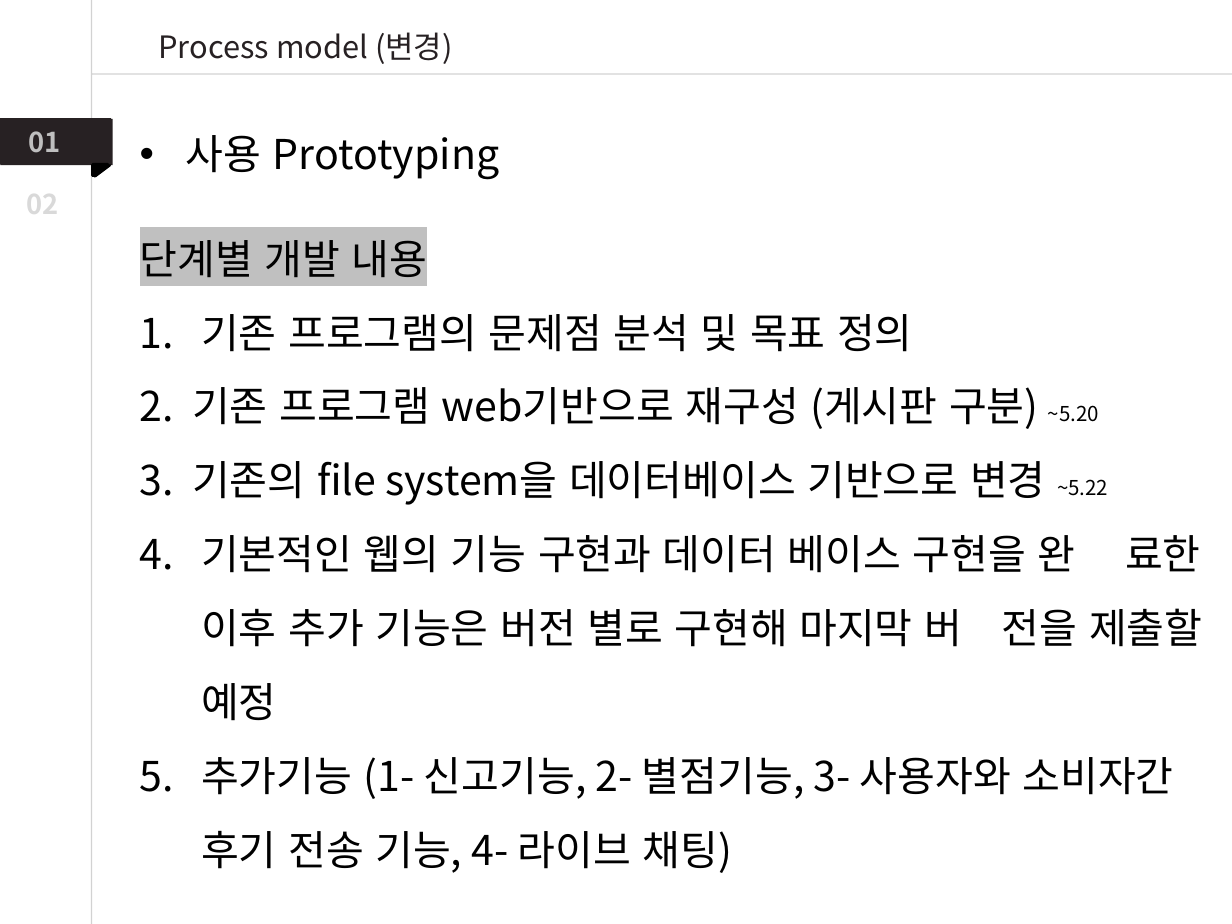
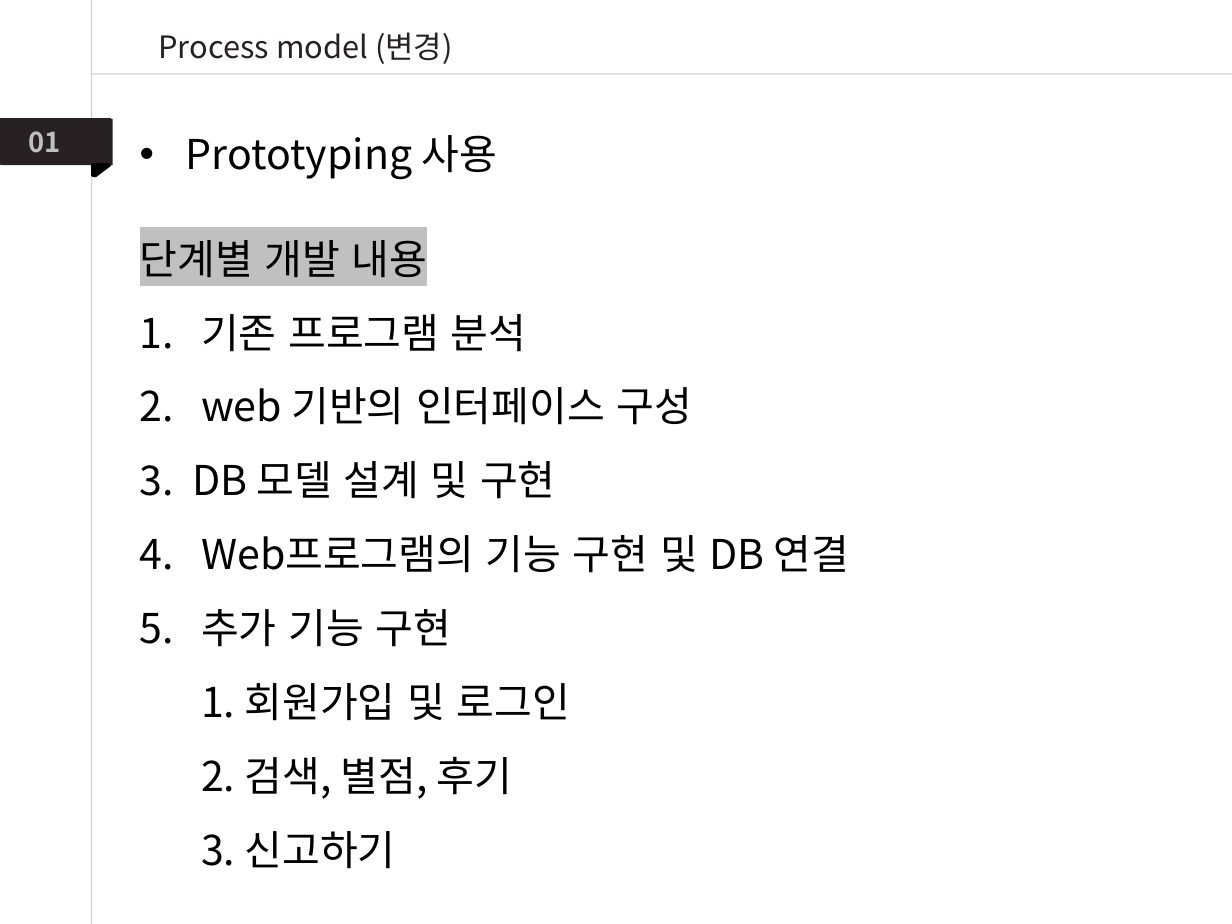
Before and after one commit to DaeunYoon/6team, a slide deck: slide 18 of 6조 발표자료.pptx. Drawn at 1232x924 pixels with LibreOffice and Linux fonts; fonts in the diff are those of the drawing. Boxes give left, top, right and bottom in pixels: in the first picture for what was removed or moved away, otherwise in the second. Text is boxed around its words. In the diff, an @@ line names an element or a change of style, - is before the commit and + after.

```diff
--- a/6조 발표자료.pptx
+++ b/6조 발표자료.pptx
@@ text at (186, 135, 497, 180): text changed @@
-• 사용 Prototyping
+• Prototyping 사용
@@ text removed at (27, 182, 59, 222) @@
-02
@@ text at (140, 314, 850, 869): text changed @@
-1. 기존 프로그램의 문제점 분석 및 목표 정의
-2. 기존 프로그램 web기반으로 재구성 (게시판 구분) ~5.20
-3. 기존의 file system을 데이터베이스 기반으로 변경 ~5.22
-4. 기본적인 웹의 기능 구현과 데이터 베이스 구현을 완 료한 이후 추가 기능은 버전 별로 구현해 마지막 버 전을 제출할 예정
-5. 추가기능 (1- 신고기능, 2- 별점기능, 3- 사용자와 소비자간 후기 전송 기능, 4- 라이브 채팅)
+1. 기존 프로그램 분석
+2. web 기반의 인터페이스 구성
+3. DB 모델 설계 및 구현
+4. Web프로그램의 기능 구현 및 DB 연결
+5. 추가 기능 구현
+  1. 회원가입 및 로그인
+  2. 검색, 별점, 후기
+  3. 신고하기
```
Also in this commit, not shown: 8 other slides changed, 2 slides added, 3 slides removed.
